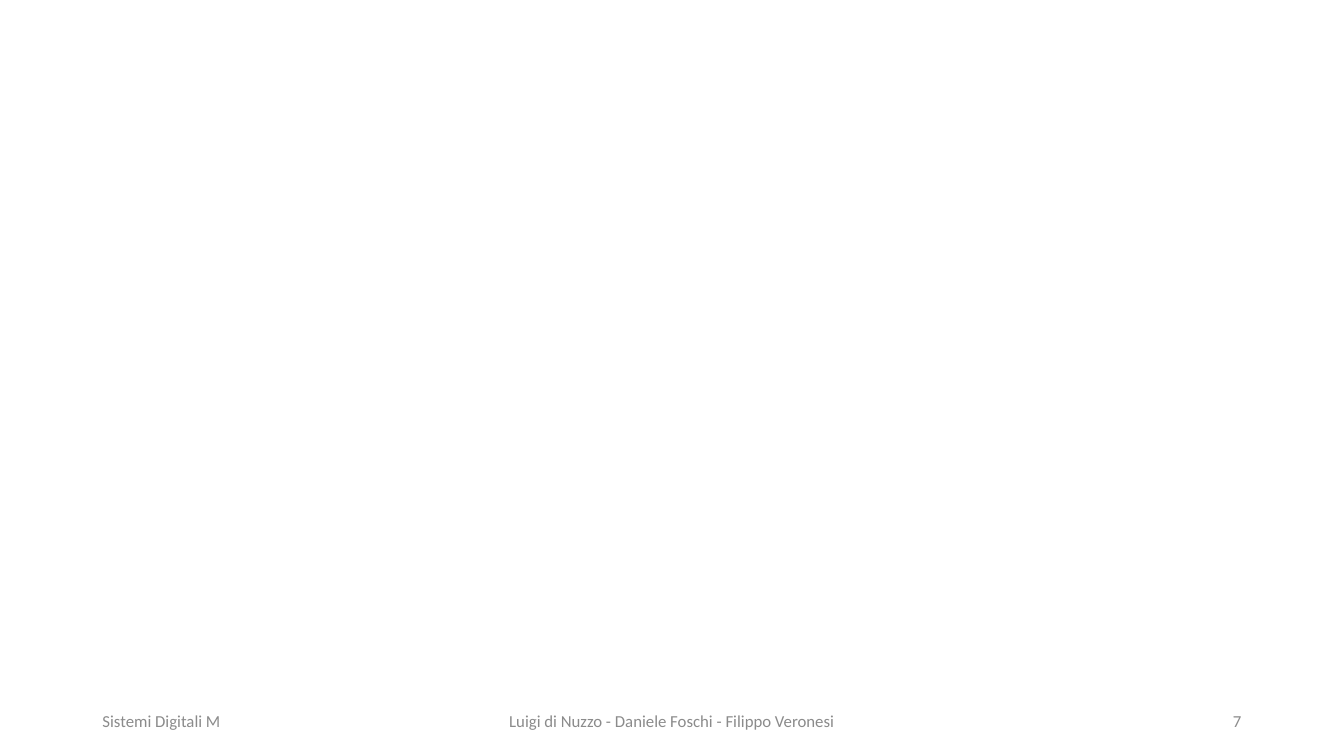
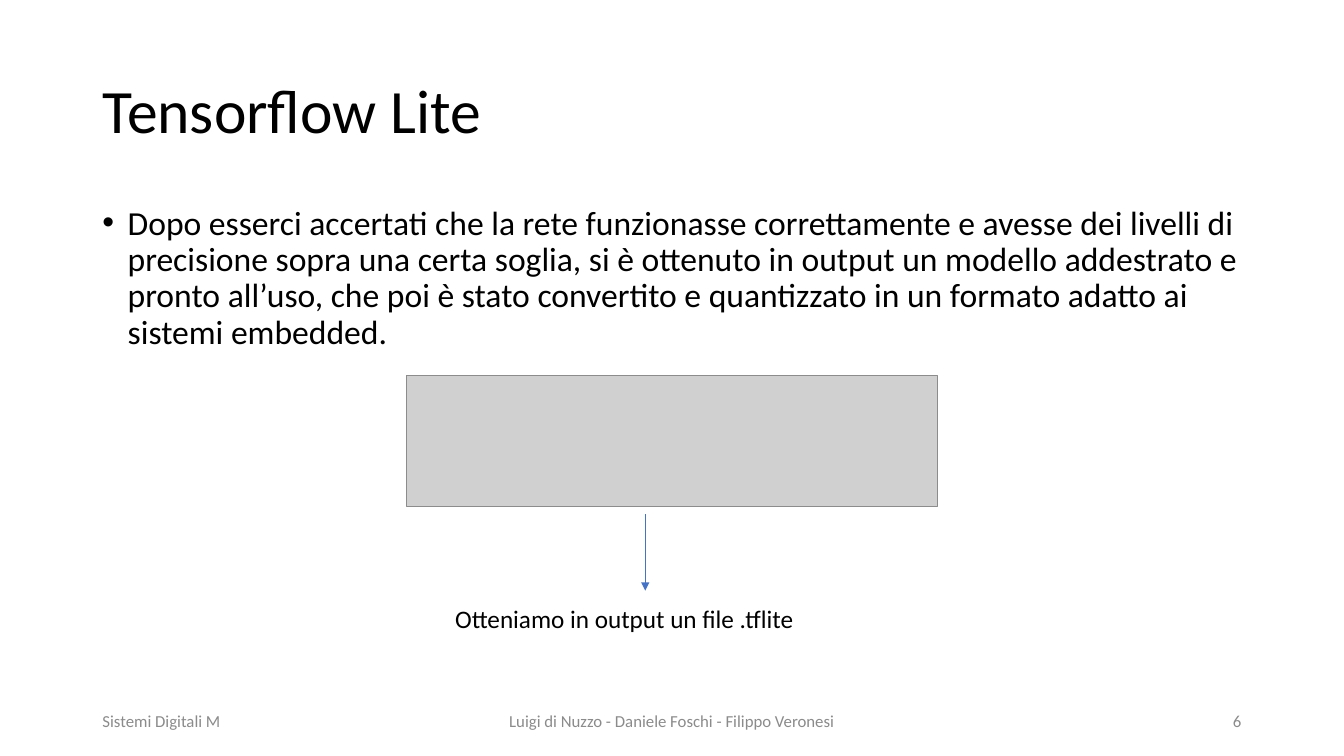
Before and after one commit to DaniDF/eye_pupil_tracker, a slide deck: slide 6 of Report/PresentazionePpt/EyeTracker.pptx (slide 7 before the commit). Drawn at 1344x756 pixels with LibreOffice and Linux fonts; fonts in the diff are those of the drawing; grey boxes stand for pictures. Boxes give left, top, right and bottom in pixels: in the first picture for what was removed or moved away, otherwise in the second. Text is boxed around its words. In the diff, an @@ line names an element or a change of style, - is before the commit and + after.

```diff
--- a/Report/PresentazionePpt/EyeTracker.pptx
+++ b/Report/PresentazionePpt/EyeTracker.pptx
@@ title added at <box>102,90,482,134</box>, 44 pt, text #000000 @@
+Tensorflow Lite
@@ text added at <box>128,211,1237,345</box>, 24 pt, text #000000 @@
+• Dopo esserci accertati che la rete funzionasse correttamente e avesse dei livelli di precisione sopra una certa soglia, si è ottenuto in output un modello addestrato e pronto all’uso, che poi è stato convertito e quantizzato in un formato adatto ai sistemi embedded.
@@ picture added at <box>407,376,938,506</box> @@
@@ arrow added from (645, 514) to (645, 591), #4472C4 0.5 pt @@
@@ text added at <box>455,610,793,632</box>, 18 pt, text #000000 @@
+Otteniamo in output un file .tflite
@@ page number at <box>1233,716,1241,727</box>: text changed @@
-7
+6
```
Also in this commit, not shown: 8 other slides changed, 2 slides added, 1 other file.
